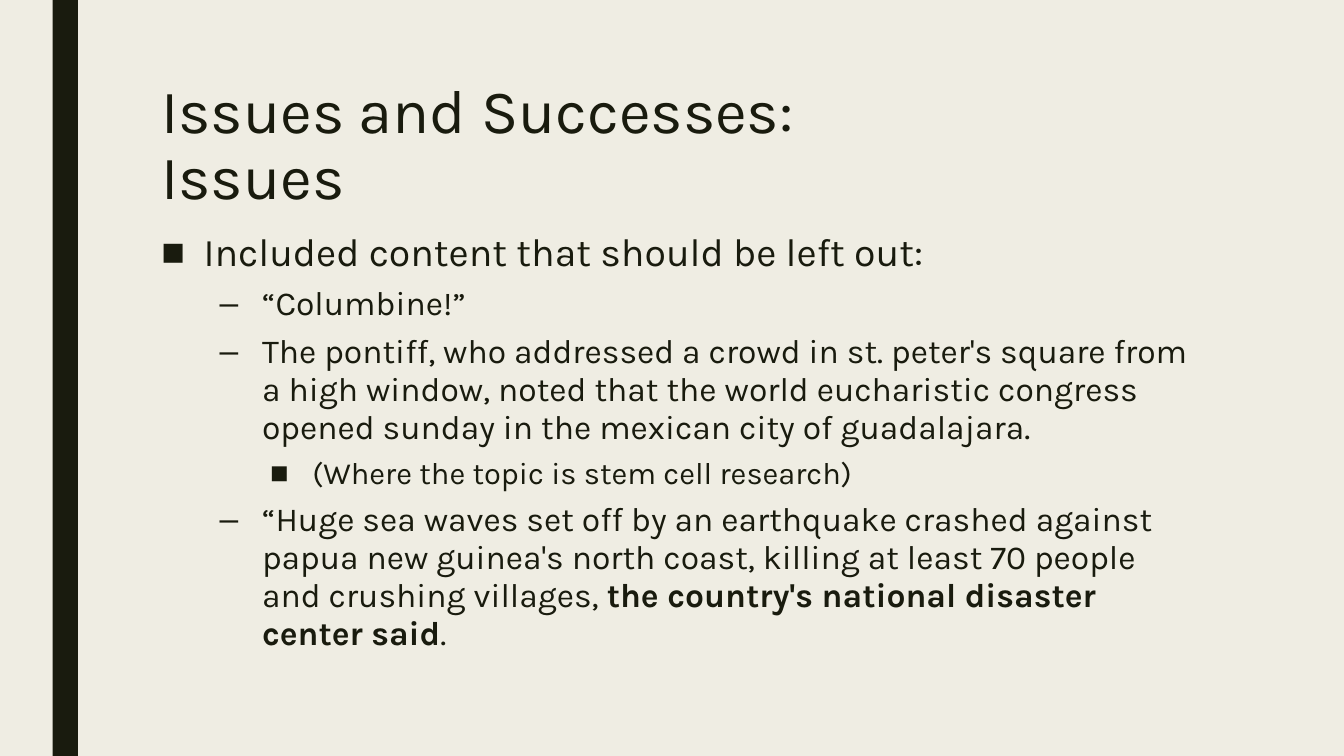
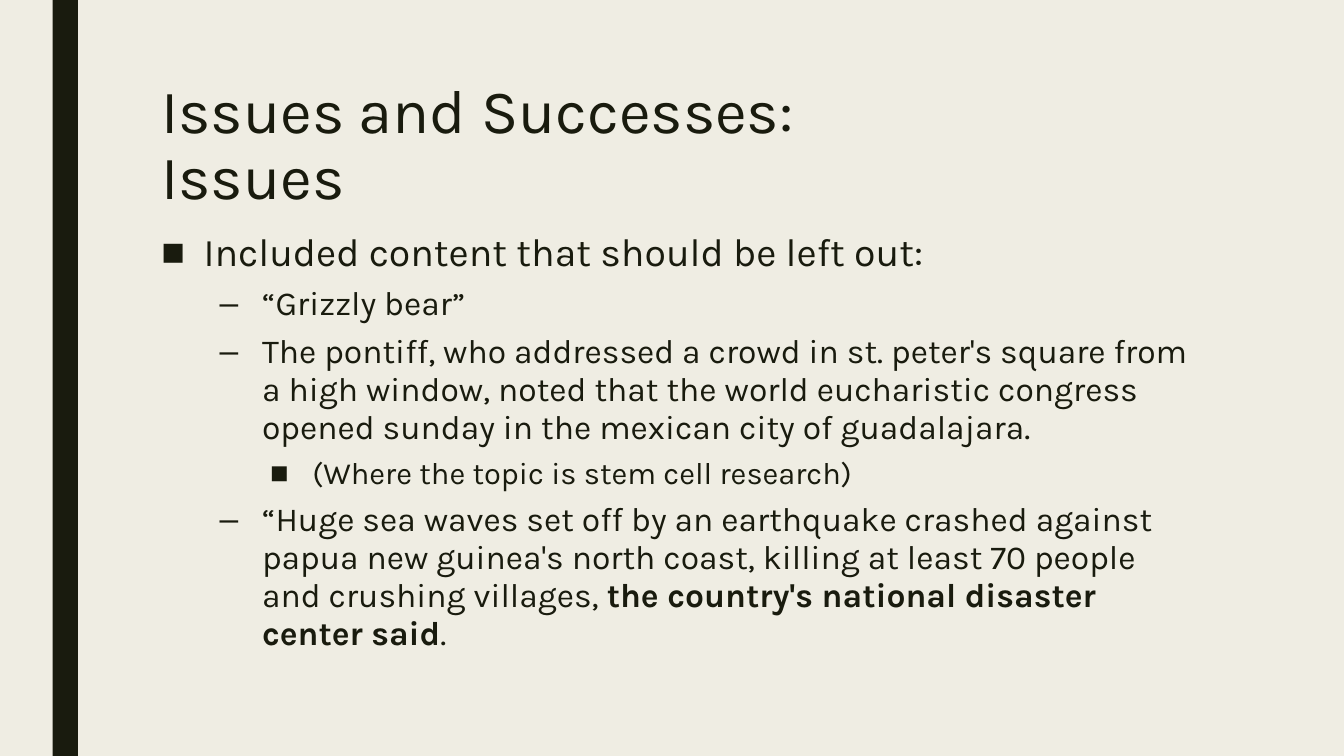
Before and after one commit to Mindful/ling-573, a slide deck: slide 20 of doc/D2_presentation.pptx. Drawn at 1344x756 pixels with LibreOffice and Linux fonts; fonts in the diff are those of the drawing. Boxes give left, top, right and bottom in pixels: in the first picture for what was removed or moved away, otherwise in the second. Text is boxed around its words. In the diff, an @@ line names an element or a change of style, - is before the commit and + after.

Commit message:
changed Columbine! to Grizzly bear

```diff
--- a/doc/D2_presentation.pptx
+++ b/doc/D2_presentation.pptx
@@ text at box(262, 292, 465, 324): text changed @@
-  – “Columbine!”
+  – “Grizzly bear”
```
